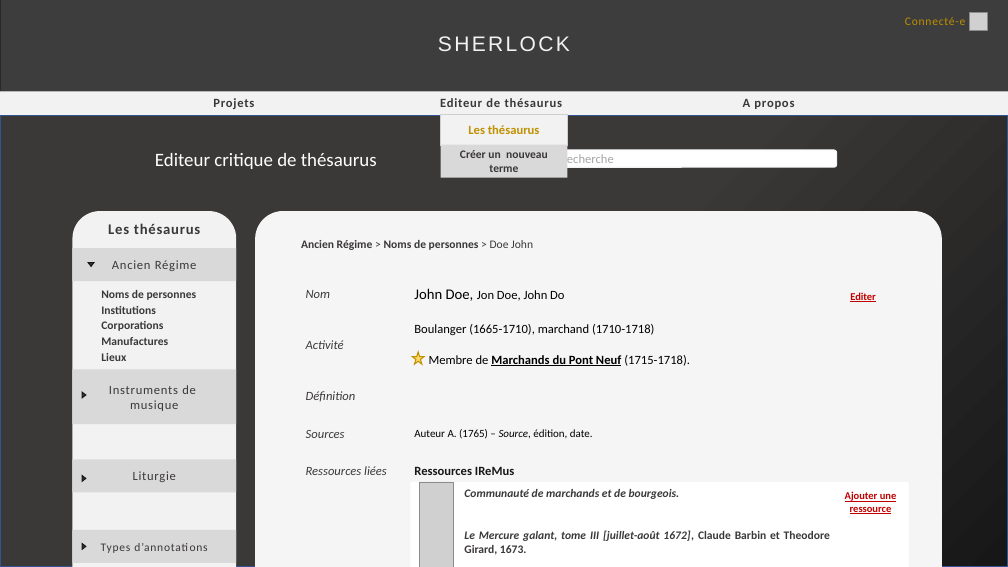
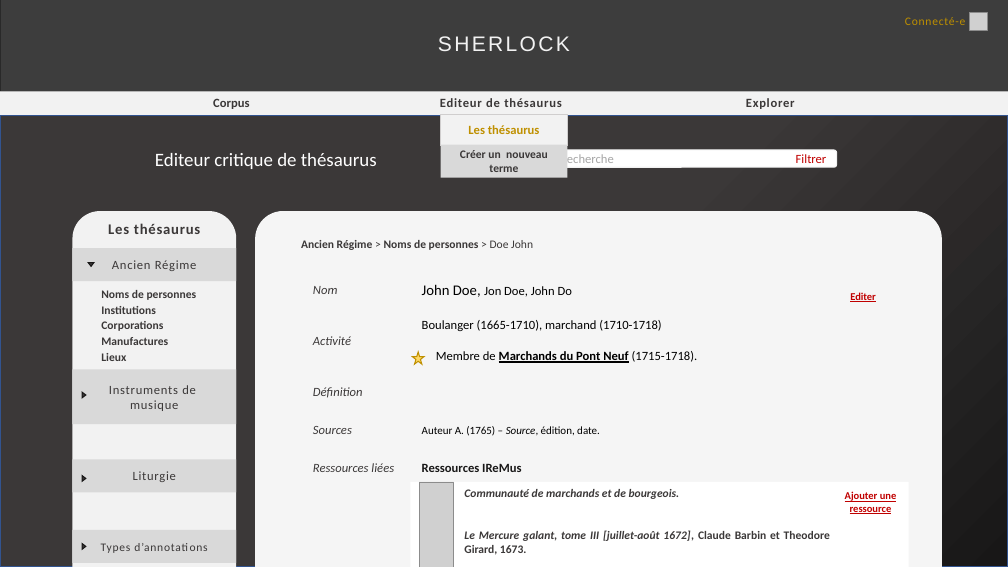
Before and after one commit to Amleth/SHERLOCK, a slide deck: slide 4 of modélisation/mercure-galant-thésaurus-ancien-régime/Ecrans.pptx (slide 2 before the commit). Drawn at 1008x567 pixels with LibreOffice and Linux fonts; fonts in the diff are those of the drawing; grey boxes stand for pictures. Boxes give left, top, right and bottom in pixels: in the first picture for what was removed or moved away, otherwise in the second. Text is boxed around its words. In the diff, an @@ line names an element or a change of style, - is before the commit and + after.

```diff
--- a/modélisation/mercure-galant-thésaurus-ancien-régime/Ecrans.pptx
+++ b/modélisation/mercure-galant-thésaurus-ancien-régime/Ecrans.pptx
@@ text in rectangle at [213, 98, 795, 109]: text changed @@
-Projets Editeur de thésaurus A propos
+Corpus Editeur de thésaurus Explorer
@@ text in rounded rectangle at [560, 154, 827, 163]: text changed @@
-Recherche
+Recherche Filtrer
@@ table: place and size @@
-table at [294, 266, 904, 557]
+table at [301, 262, 910, 553]
```
Also in this commit, not shown: 7 other slides changed, 2 slides added, 1 other file.
